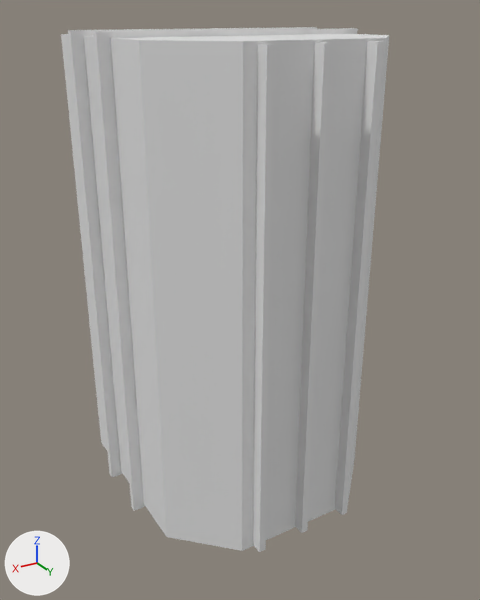
The OBJ model game/assets/buildings/b1-base.obj: old version first, new version second.
One viewpoint serves both versions: a 50 mm lens placed at (2.69, 4.53, 2.06), pointed at (0.06, 0.14, -0.14). Arrows for +X, +Y and +Z are at lower left; the lights stay in place. Where no turn or scale is listed for an object, it has been applied to the vertices.

In view in the first picture: 'B1_Base_Cube.078'.
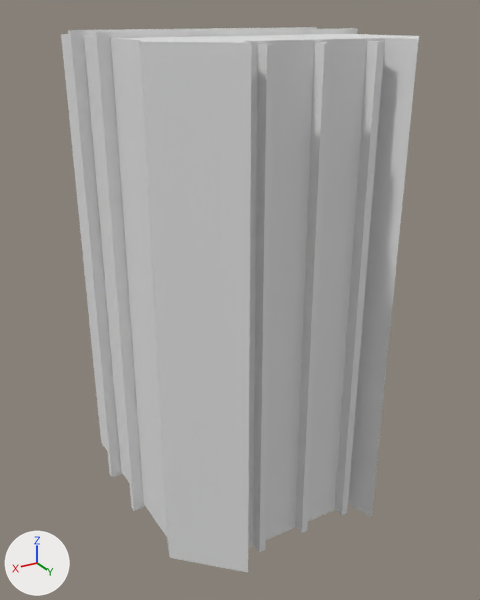
Location of each change, (x1, y1, x2, y2) in pixels of the pictures (480 x 600 px):
'B1_Base_Cube.078', reshaped (9% wider): before (61, 27, 389, 552); after (61, 27, 419, 573)
part 1 of me_b1_base_cube_078, built on: before (139, 36, 389, 551); after (139, 35, 419, 573)

Patch to the scene script:
```diff
--- a/game/assets/buildings/b1-base.obj.py
+++ b/game/assets/buildings/b1-base.obj.py
@@ me_b1_base_cube_078 @@
 # used by ob_b1_base_cube_078; location = (0.0, 0.0, 0.0)
-me_b1_base_cube_078.from_pydata(...)  # 52 vertices, 80 faces; spans x -1.09..1.09, y -1.01..1.09, z -1.95..1.95
+me_b1_base_cube_078.from_pydata(...)  # 60 vertices, 96 faces; spans x -1.09..1.09, y -1.01..1.23, z -1.95..1.95
+# me_b1_base_cube_078 part 1
+# 4 faces are deleted
+# 8 vertices are added at x -1.07..1.08, y 0.76..1.23, z -1.91..1.91
+# 20 new faces join them
```
